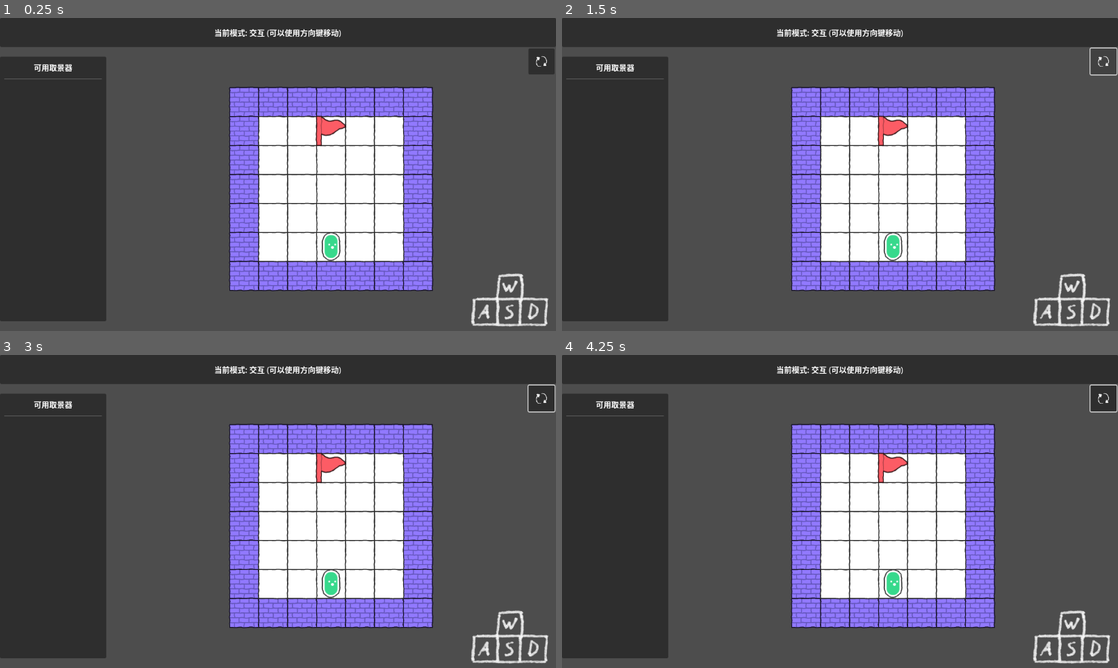
Above: before the commit, frames 1-4 (two rows, left to right).
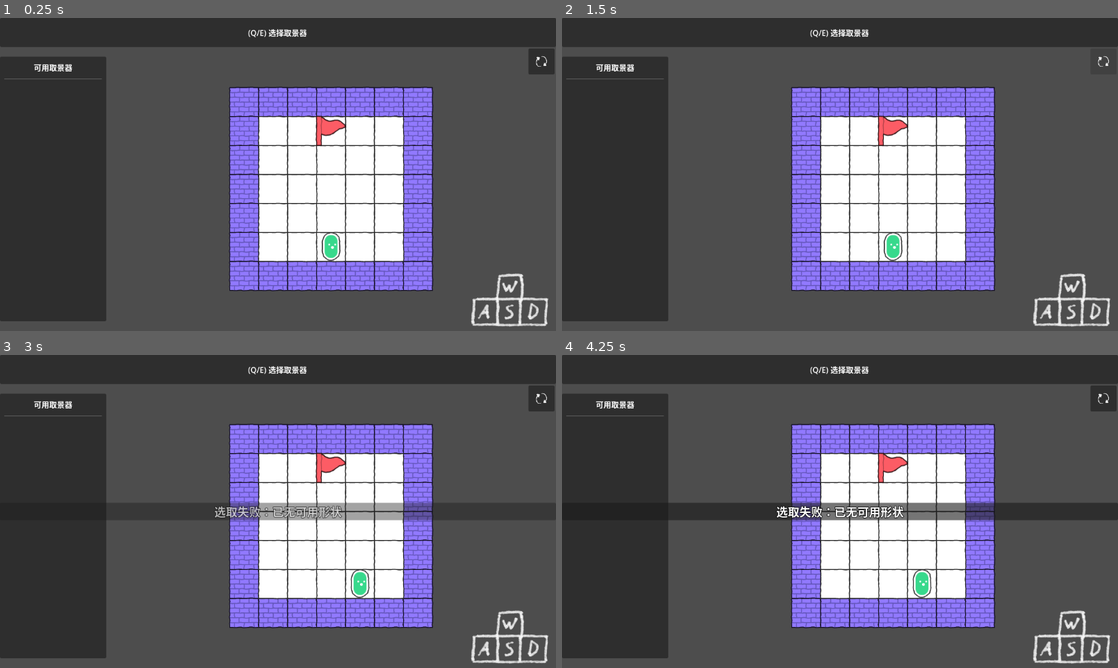
Above: after the commit, the same moments.

Repository: 494311870/jam-mask
Game: Godot game, scene res://scenes/main.tscn
Same seed, same stepped clock (60 frames per second), same inputs: the game is played once before the commit and once after it.
Inputs (mouse positions are in pixels of both pictures, inside the frame that each line leads up to):
- Up to frame 1 (0.25 s): no input
- Up to frame 2 (1.5 s): click (1101, 61) at 0.5 s; click (1101, 61) at 1.25 s
- Up to frame 3 (3 s): click (539, 398) at 2 s; tap Enter at 2.75 s; move the mouse to (400, 495) at 2.77 s; hold D (move_right) from 2.78 s (still down); tap Q at 2.85 s; click (400, 495) at 2.92 s
- Up to frame 4 (4.25 s): tap Space at 3.5 s; move the mouse to (728, 527) at 3.52 s; release D (move_right) at 3.53 s; hold S (move_down) from 3.53 s (still down); tap E at 3.6 s; click (728, 527) at 3.67 s

The runs differ from the first frame. In frame 1, 0.4% of the frame differs, in the area x 38-62%, y 3-7%; in frame 2, 0.5%; in frame 3, 3.0%; in frame 4, 5.3%, in the area x 19-100%, y 3-78%.
Error before the commit: Invalid assignment of property or key 'cells' with value of type 'Array' on a base object of type 'Resource (SelectorShape)'. (res://scenes/viewfinder/viewfind…

Commit message:
调整教程文字

Diff:
--- a/content/levels/level_06.tscn
+++ b/content/levels/level_06.tscn
@@ -4,7 +4,7 @@
 [ext_resource type="Script" uid="uid://dh4gv4bsne1jd" path="res://content/levels/level.gd" id="1_yacxf"]
 [ext_resource type="Script" uid="uid://db7fwlv2k6w8f" path="res://scripts/selector_shape.gd" id="2_6p674"]
 [ext_resource type="Resource" uid="uid://bih0vi7onmfic" path="res://content/shapes/shape_1x3.tres" id="3_i4wn2"]
-[ext_resource type="Resource" uid="uid://bi15venucpcxh" path="res://content/shapes/shape_1x5.tres" id="4_i4wn2"]
+[ext_resource type="Resource" uid="uid://bi15venucpcxh" path="res://content/shapes/shape_5x1.tres" id="4_i4wn2"]
 
 [node name="Level" type="Node2D"]
 script = ExtResource("1_yacxf")
--- a/content/shapes/shape_1x5.tres
+++ /dev/null
@@ -1,8 +0,0 @@
-[gd_resource type="Resource" script_class="SelectorShape" load_steps=2 format=3 uid="uid://bi15venucpcxh"]
-
-[ext_resource type="Script" uid="uid://db7fwlv2k6w8f" path="res://scripts/selector_shape.gd" id="1_1ummw"]
-
-[resource]
-script = ExtResource("1_1ummw")
-shape_name = "I-Shape"
-cells = Array[Vector2i]([Vector2i(0, 0), Vector2i(0, 1), Vector2i(0, 2), Vector2i(0, 3), Vector2i(0, 4)])
--- /dev/null
+++ b/content/shapes/shape_5x1.tres
@@ -0,0 +1,8 @@
+[gd_resource type="Resource" script_class="SelectorShape" load_steps=2 format=3 uid="uid://bi15venucpcxh"]
+
+[ext_resource type="Script" uid="uid://db7fwlv2k6w8f" path="res://scripts/selector_shape.gd" id="1_x1k8i"]
+
+[resource]
+script = ExtResource("1_x1k8i")
+shape_name = "I-Shape"
+cells = Array[Vector2i]([Vector2i(0, 0), Vector2i(1, 0), Vector2i(2, 0), Vector2i(3, 0), Vector2i(4, 0)])
--- a/scenes/viewfinder/shape_inventory_ui.gd
+++ b/scenes/viewfinder/shape_inventory_ui.gd
@@ -87,10 +87,10 @@
 	var status_label = Label.new()
 	status_label.add_theme_font_size_override("font_size", 12)
 	if cache:
-		status_label.text = "状态: 已填充内容"
+		status_label.text = "已记录地形"
 		status_label.add_theme_color_override("font_color", Color.SPRING_GREEN)
 	else:
-		status_label.text = "状态: 待选取"
+		status_label.text = "待选取"
 		status_label.add_theme_color_override("font_color", Color.GRAY)
 	vbox.add_child(status_label)
 
--- a/scenes/viewfinder/viewfinder_system.gd
+++ b/scenes/viewfinder/viewfinder_system.gd
@@ -21,7 +21,7 @@
 		current_mode = value
 		_on_mode_changed()
 
-var active_shapes: Array[Array] = DEFAULT_SHAPES
+var active_shapes: Array[Array] = []
 var active_shape_index: int = 0:
 	set(value):
 		active_shape_index = value
@@ -82,14 +82,6 @@
 		active_shape_resources = shapes.duplicate()
 		for s in shapes:
 			active_shapes.append(s.cells)
-	else:
-		active_shapes = DEFAULT_SHAPES.duplicate(true)
-		# 如果没有传入 shapes，也可以考虑生成默认的 SelectorShape 资源以便 UI 显示
-		for i in range(active_shapes.size()):
-			var s = SelectorShape.new()
-			s.shape_name = "形状 %d" % (i + 1)
-			s.cells = active_shapes[i]
-			active_shape_resources.append(s)
 
 	active_shape_caches.resize(active_shapes.size())
 	active_shape_caches.fill(null)
@@ -116,14 +108,14 @@
 
 	match current_mode:
 		Mode.INTERACT:
-			label_status.text = "Q/E 使用提取器"
+			label_status.text = "(Q/E) 选择取景器"
 		Mode.SELECT:
 			if active_shapes.is_empty():
-				label_status.text = "已无可用的提取器"
+				label_status.text = "已无可用的取景器"
 			else:
-				label_status.text = "(%d/%d) 左键提取 (Q/E 切换形状，右键退出)" % [active_shape_index + 1, active_shapes.size()]
+				label_status.text = "(鼠标) 移动取景器    (左键) 记录地形    (Q/E) 切换取景器" % [active_shape_index + 1, active_shapes.size()]
 		Mode.MOVE:
-			label_status.text = "(%d/%d) 左键放置地形 (右键取消)" % [active_shape_index + 1, active_shapes.size()]
+			label_status.text = "(左键) 放置地形    (右键) 重新选择地形" % [active_shape_index + 1, active_shapes.size()]
 
 	# Update button visual state (optional: modulate or theme)
 	btn_interact.release_focus()
@@ -178,7 +170,7 @@
 		if event.button_index == MOUSE_BUTTON_LEFT and event.pressed:
 			if current_mode == Mode.SELECT:
 				if active_shapes.is_empty():
-					tip_ui.show_tip("选取失败：没有可用的形状")
+					tip_ui.show_tip("无可用取景器")
 					return
 				var current_shape: Array = active_shapes[active_shape_index]
 				_capture_selection(map_pos, current_shape)
@@ -191,7 +183,7 @@
 				copied_tiles.clear()
 				active_shape_caches[active_shape_index] = null
 				current_mode = Mode.SELECT
-				tip_ui.show_tip("已取消取景内容")
+				tip_ui.show_tip("已取消选择内容")
 				shapes_changed.emit()
 			elif current_mode == Mode.SELECT:
 				current_mode = Mode.INTERACT
